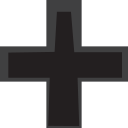
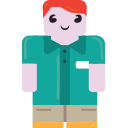
Layered file, before and after one edit (128 × 128). Changes by layer:
added layer "Calque 12" above "Calque 11" over [22, 0, 105, 128]
hid "Calque 11" over [0, 0, 128, 128]
